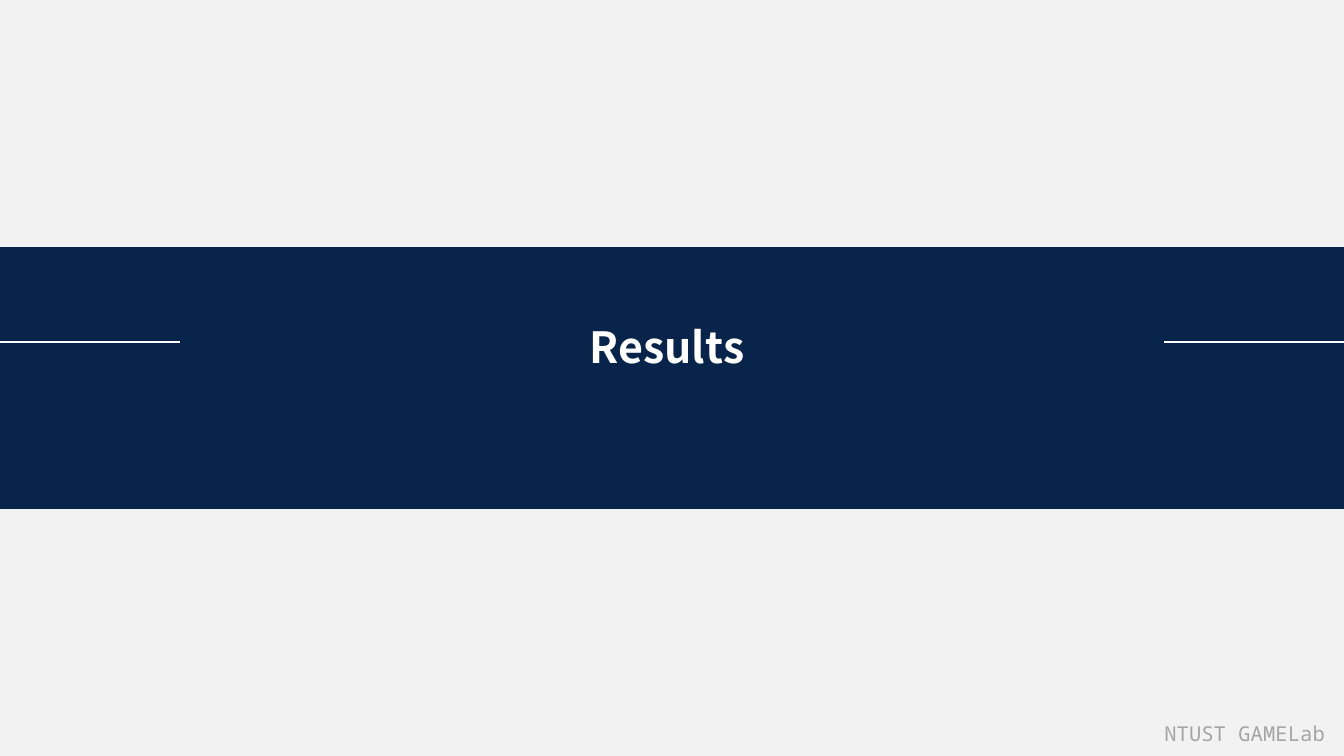
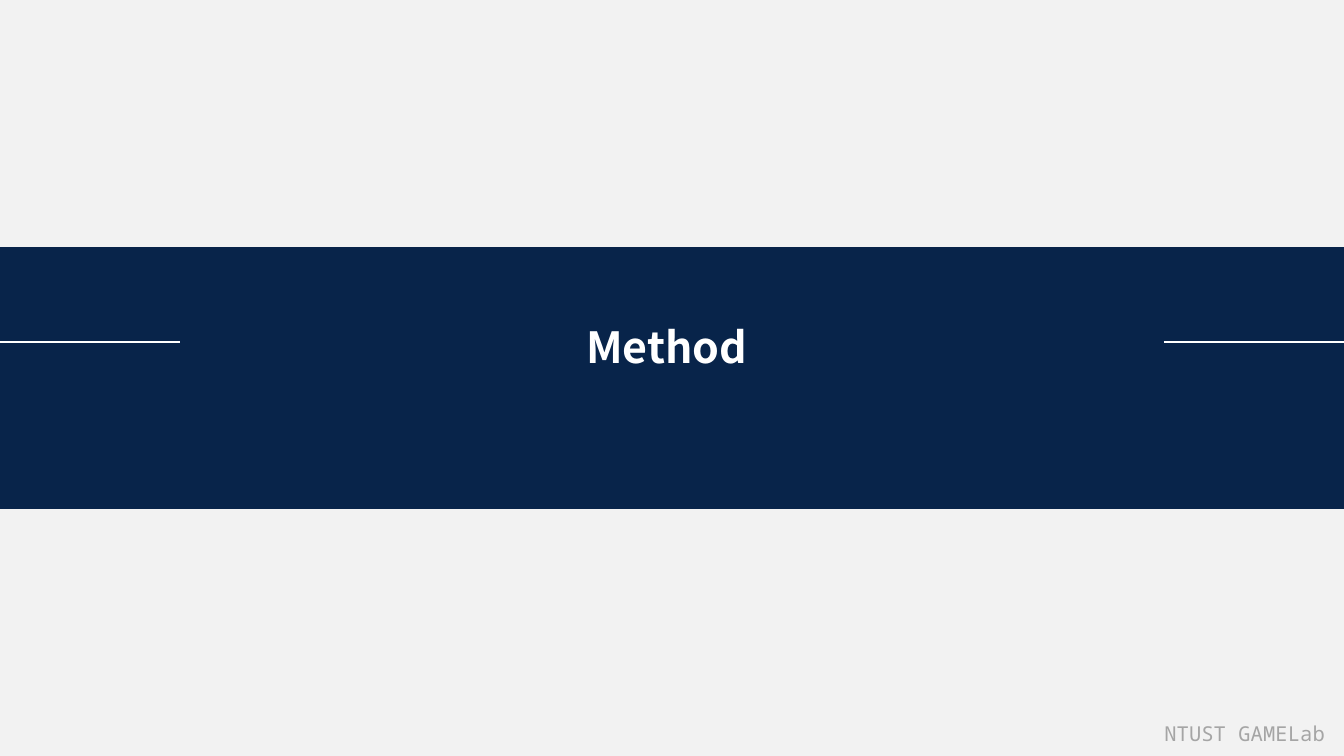
Before and after one commit to endman100/paper-, a slide deck: slide 13 of Exploring Plain Vision Transformer Backbones for Object Detection_M11015039.pptx (slide 11 before the commit). Drawn at 1344x756 pixels with LibreOffice and Linux fonts; fonts in the diff are those of the drawing. Boxes give left, top, right and bottom in pixels: in the first picture for what was removed or moved away, otherwise in the second. Text is boxed around its words. In the diff, an @@ line names an element or a change of style, - is before the commit and + after.

Commit message:
111

```diff
--- a/Exploring Plain Vision Transformer Backbones for Object Detection_M11015039.pptx
+++ b/Exploring Plain Vision Transformer Backbones for Object Detection_M11015039.pptx
@@ text at box(586, 328, 747, 364): text changed @@
-Results
+Method
```
Also in this commit, not shown: 15 slides added.
